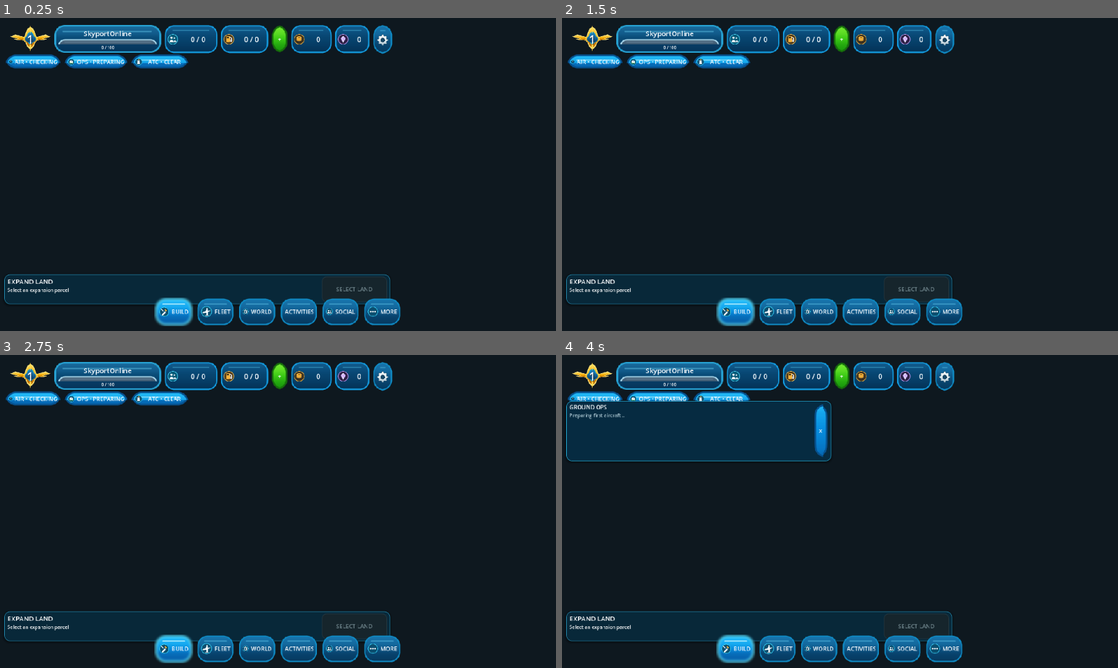
Above: before the commit, frames 1-4 (two rows, left to right).
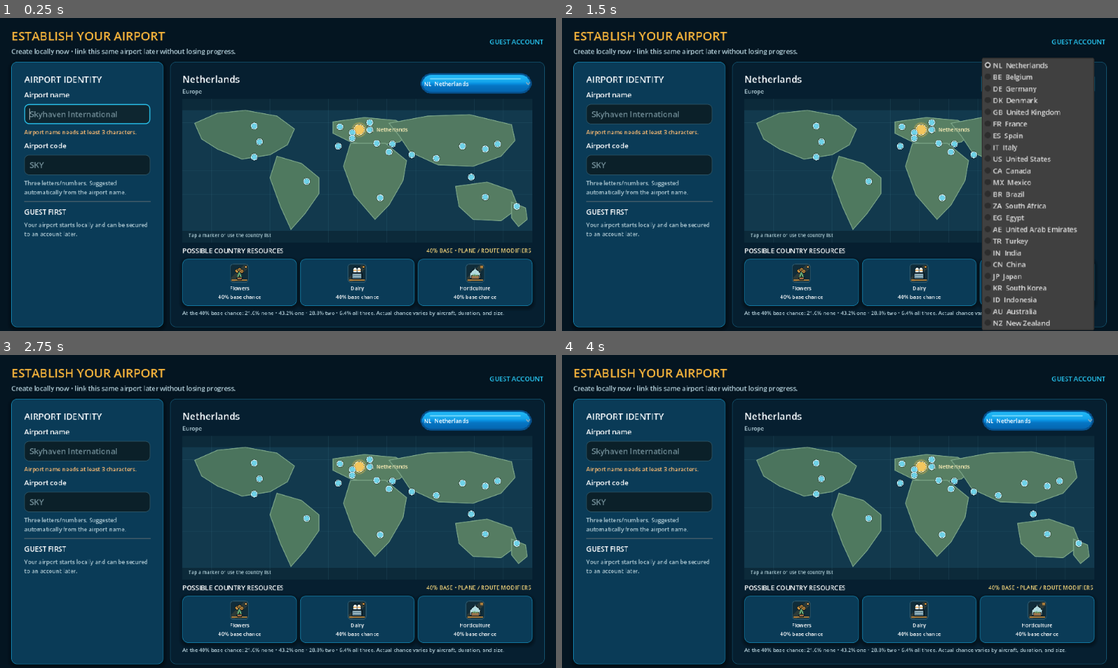
Above: after the commit, the same moments.

Repository: elroynbenjamins/SkyportOnline
Game: Godot game, scene res://src/main/Main.tscn
Same seed, same stepped clock (60 frames per second), same inputs: the game is played once before the commit and once after it.
Inputs (mouse positions are in pixels of both pictures, inside the frame that each line leads up to):
- Up to frame 1 (0.25 s): no input
- Up to frame 2 (1.5 s): click (840, 39) at 0.5 s, where only the run before the commit has a clickable "+"; click (1040, 83) at 1.25 s, where only the run after the commit has a clickable "NL Netherlands"
- Up to frame 3 (2.75 s): click (383, 376) at 2.02 s
- Up to frame 4 (4 s): click (595, 398) at 2.75 s, where only the run before the commit has a clickable "AIR • CHECKING"; click (656, 398) at 3.5 s, where only the run before the commit has a clickable "OPS • PREPARING"

The runs differ from the first frame. In frame 1, 70% of the frame differs, in the area x 0-98%, y 2-99%; in frame 2, 73%, in the area x 0-98%, y 2-100%; in frame 3, 69%; in frame 4, 66%.
Error before the commit: Parse Error: Cannot infer the type of "neighbor" variable because the value doesn't have a set type. (res://src/world/AirportGrid.gd:653)

Commit message:
Fix grid reset strict GDScript typing

Diff:
--- a/src/build/BuildingCatalog.gd
+++ b/src/build/BuildingCatalog.gd
@@ -754,7 +754,7 @@
 	]
 
 
-const GRID_RESET_VISUAL_KEYS := PackedStringArray([
+static var GRID_RESET_VISUAL_KEYS := PackedStringArray([
 	"icon_path",
 	"art_tier",
 	"surface_art",
--- a/src/world/AirportGrid.gd
+++ b/src/world/AirportGrid.gd
@@ -644,13 +644,14 @@
 		if kind == "taxiway"
 		else Color("e8e4da", 0.76)
 	)
-	for direction in [
+	var directions: Array[Vector2i] = [
 		Vector2i(1, 0),
 		Vector2i(-1, 0),
 		Vector2i(0, 1),
 		Vector2i(0, -1)
-	]:
-		var neighbor := origin + direction
+	]
+	for direction: Vector2i in directions:
+		var neighbor: Vector2i = origin + direction
 		var connected := (
 			_taxiway_visually_connects_to(neighbor)
 			if kind == "taxiway"
